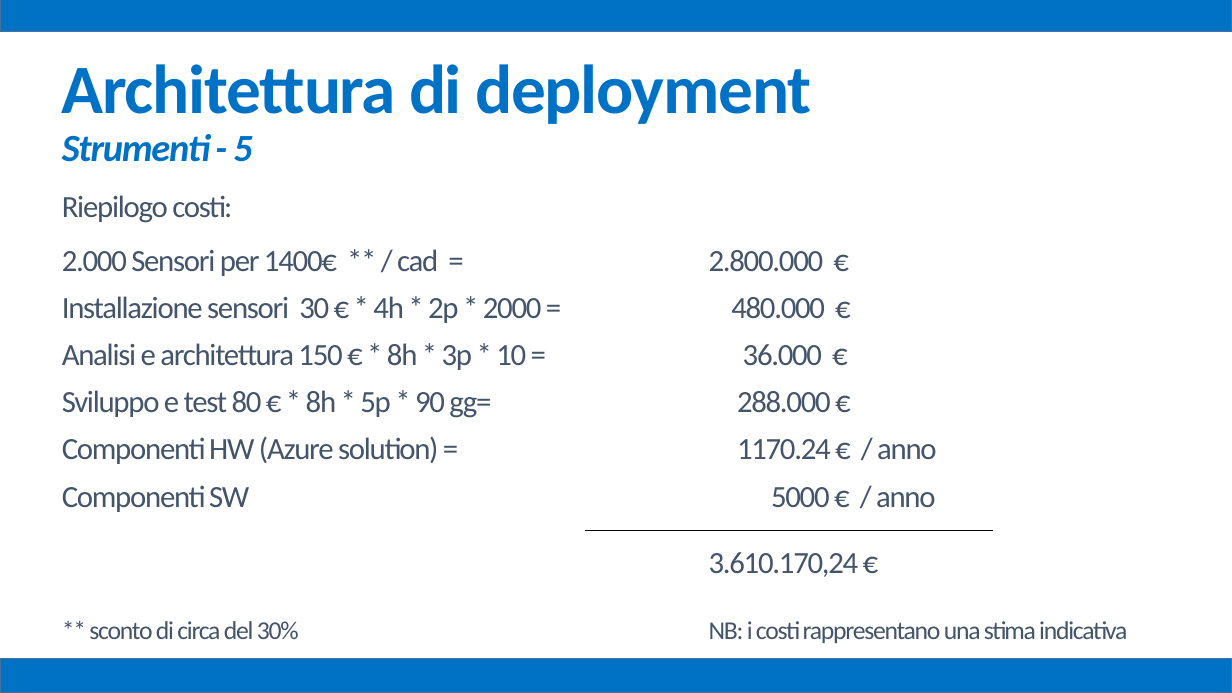
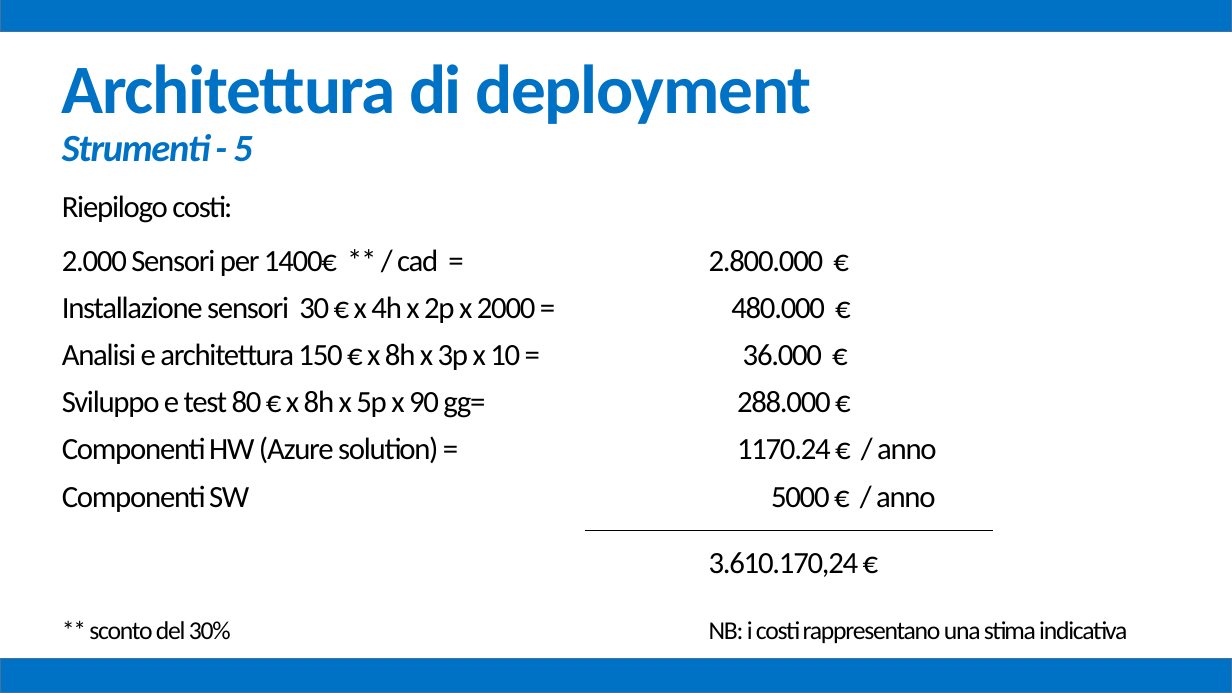
Before and after one commit to mz1991/ProgettoFebbraio2015, a slide deck: slide 46 of Febbraio 2015.pptx (slide 44 before the commit). Drawn at 1232x693 pixels with LibreOffice and Linux fonts; fonts in the diff are those of the drawing. Boxes give left, top, right and bottom in pixels: in the first picture for what was removed or moved away, otherwise in the second. Text is boxed around its words. In the diff, an @@ line names an element or a change of style, - is before the commit and + after.

```diff
--- a/Febbraio 2015.pptx
+++ b/Febbraio 2015.pptx
@@ text at (62,195,937,577): text colour #44546A to #000000 in "Riepilogo costi:", "2.000 Sensori per 1400€ ** / cad ...", "Componenti HW (Azure solution) = 1170.24 € ...", "Componenti SW 5000 € / anno" and 1 more places @@
@@ text at (62,296,831,418): text changed; text colour #44546A to #000000 @@
-Installazione sensori 30 € * 4h * 2p * 2000 = 480.000 €
-Analisi e architettura 150 € * 8h * 3p * 10 = 36.000 €
-Sviluppo e test 80 € * 8h * 5p * 90 gg= 288.000 €
+Installazione sensori 30 € x 4h x 2p x 2000 = 480.000 €
+Analisi e architettura 150 € x 8h x 3p x 10 = 36.000 €
+Sviluppo e test 80 € x 8h x 5p x 90 gg= 288.000 €
@@ text at (89,621,1127,643): text changed; text colour #44546A to #000000 @@
-** sconto di circa del 30% NB: i costi rappresentano una stima indicativa
+** sconto del 30% NB: i costi rappresentano una stima indicativa
```
Also in this commit, not shown: 25 other slides changed, 19 slides added.
